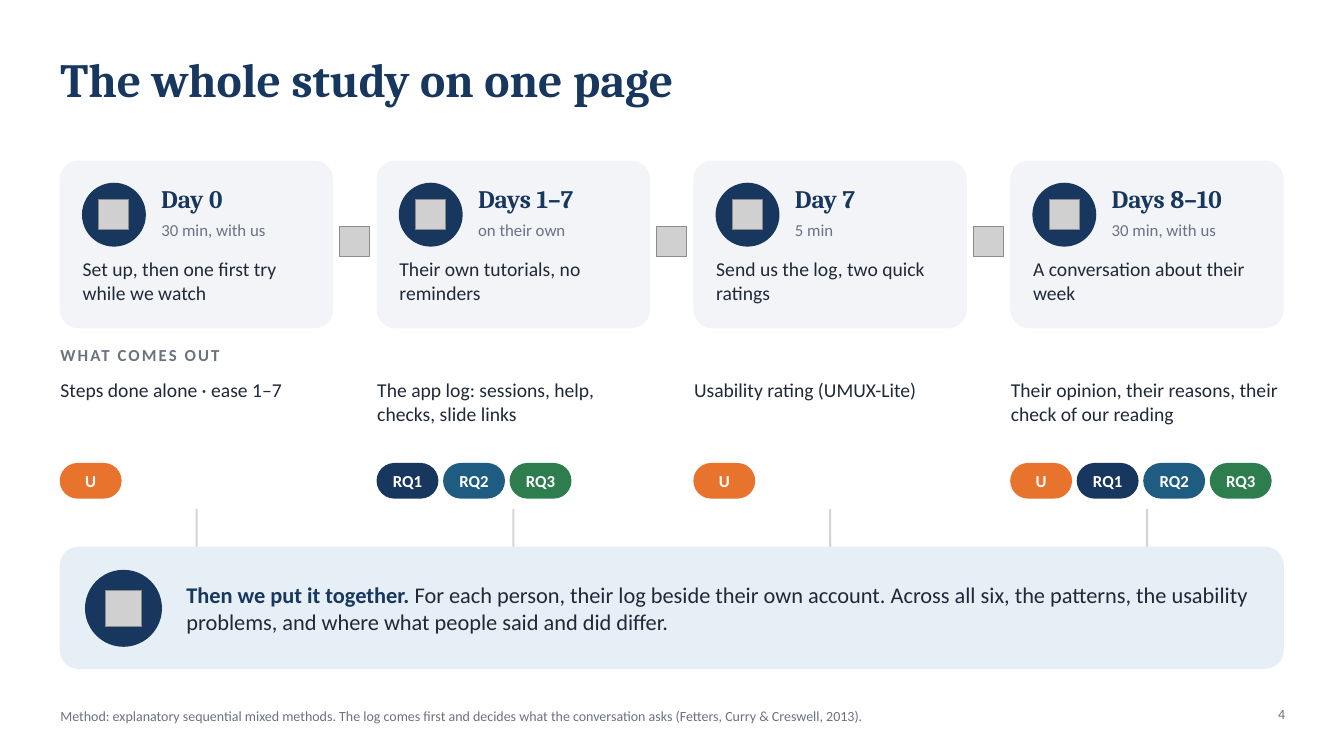
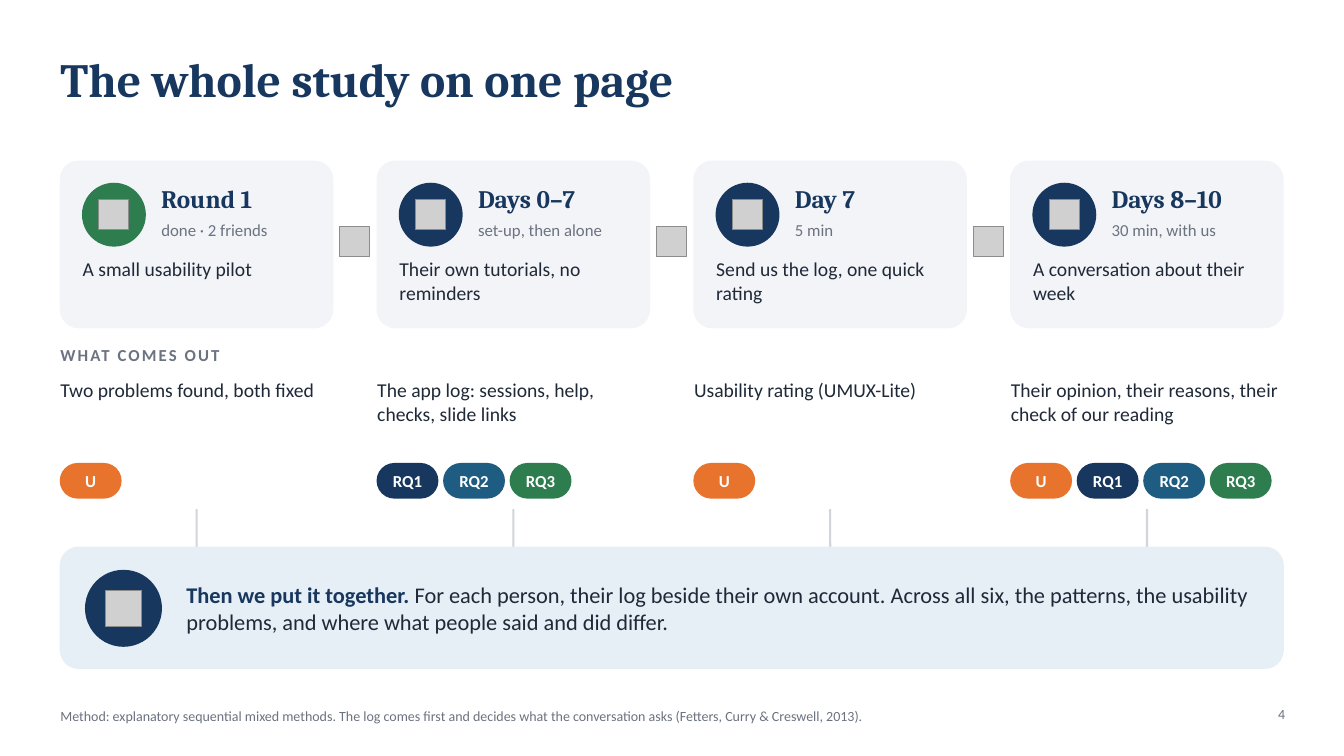
Before and after one commit to lucasisnotcool/ChatterED, a slide deck: slide 4 of docs/group/final-presentation/UserStudy_Lucas.pptx. Drawn at 1344x756 pixels with LibreOffice and Linux fonts; fonts in the diff are those of the drawing; grey boxes stand for pictures. Boxes give left, top, right and bottom in pixels: in the first picture for what was removed or moved away, otherwise in the second. Text is boxed around its words. In the diff, an @@ line names an element or a change of style, - is before the commit and + after.

```diff
--- a/docs/group/final-presentation/UserStudy_Lucas.pptx
+++ b/docs/group/final-presentation/UserStudy_Lucas.pptx
@@ ellipse at (83, 184, 145, 246): fill #17375E to #2E7D4F; outline #17375E 1 pt to #2E7D4F 1 pt @@
@@ text at (161, 190, 253, 208): text changed @@
-Day 0
+Round 1
@@ text at (478, 191, 575, 214): text changed @@
-Days 1–7
+Days 0–7
@@ text at (161, 224, 267, 236): text changed @@
-30 min, with us
+done · 2 friends
@@ text at (478, 224, 602, 239): text changed @@
-on their own
+set-up, then alone
@@ text at (83, 262, 252, 279): text changed @@
-Set up, then one first try while we watch
+A small usability pilot
@@ text at (716, 262, 924, 304): text changed @@
-Send us the log, two quick ratings
+Send us the log, one quick rating
@@ text at (60, 383, 313, 400): text changed @@
-Steps done alone · ease 1–7
+Two problems found, both fixed
```
Also in this commit, not shown: 10 other slides changed, 3 slides added, 1 slide removed, 1 other file.
